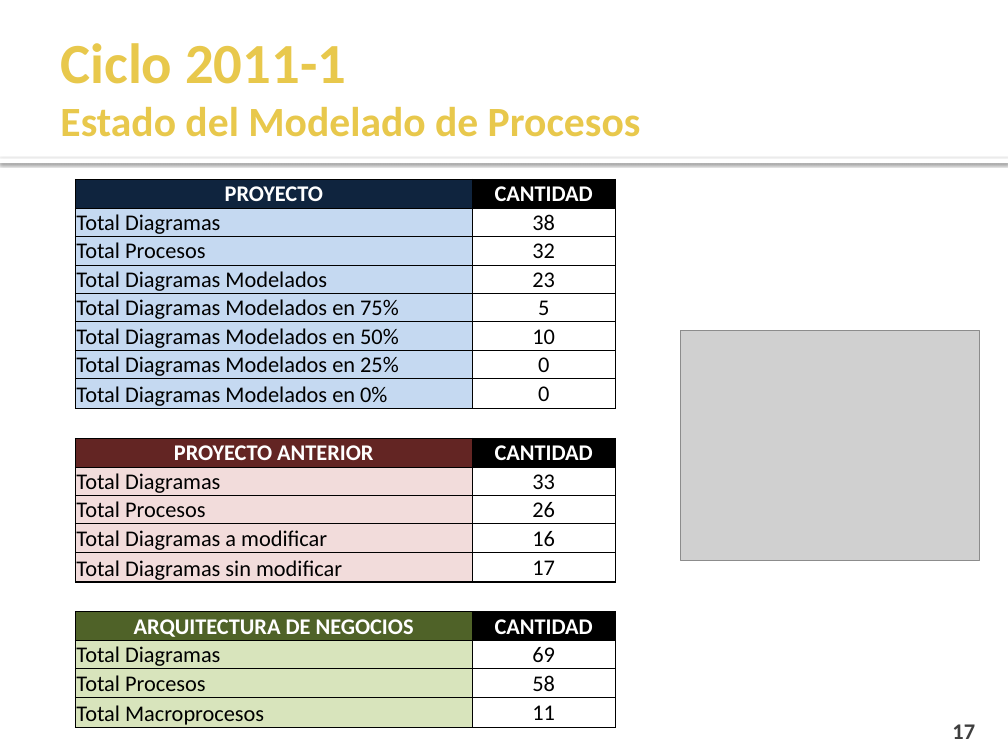
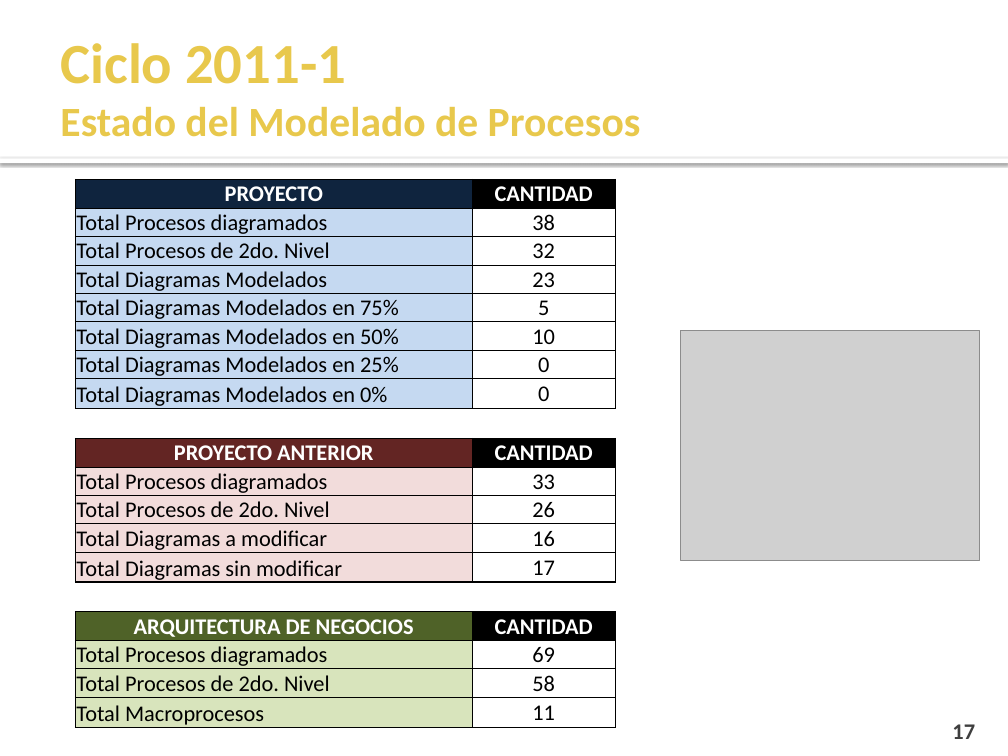
Before and after one commit to cms/proyecto-fya, a slide deck: slide 17 of Presentacion Final Ciclo 2011-1/Presentación Semana 17.pptx. Drawn at 1008x756 pixels with LibreOffice and Linux fonts; fonts in the diff are those of the drawing; grey boxes stand for pictures; background and template pictures are left out. Boxes give left, top, right and bottom in pixels: in the first picture for what was removed or moved away, otherwise in the second. Text is boxed around its words. In the diff, an @@ line names an element or a change of style, - is before the commit and + after.

```diff
--- a/Presentacion Final Ciclo 2011-1/Presentación Semana 17.pptx
+++ b/Presentacion Final Ciclo 2011-1/Presentación Semana 17.pptx
@@ table at (76,179,616,729) @@
-row 2, column 1: Total Diagramas
+row 2, column 1: Total Procesos diagramados
-row 3, column 1: Total Procesos
+row 3, column 1: Total Procesos de 2do. Nivel
-row 11, column 1: Total Diagramas
+row 11, column 1: Total Procesos diagramados
-row 12, column 1: Total Procesos
+row 12, column 1: Total Procesos de 2do. Nivel
-row 17, column 1: Total Diagramas
+row 17, column 1: Total Procesos diagramados
-row 18, column 1: Total Procesos
+row 18, column 1: Total Procesos de 2do. Nivel
```
Also in this commit, not shown: 6 other slides changed.
